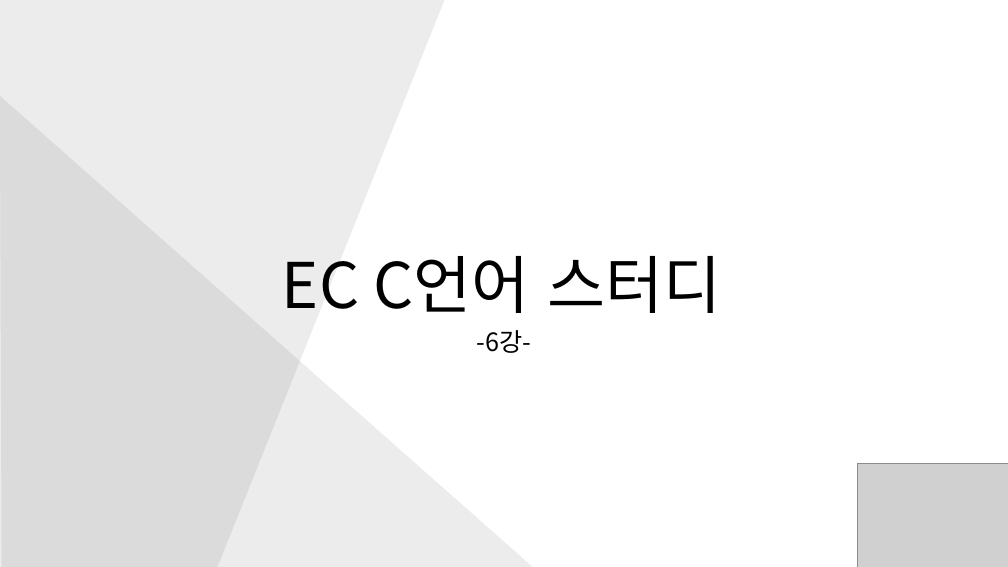
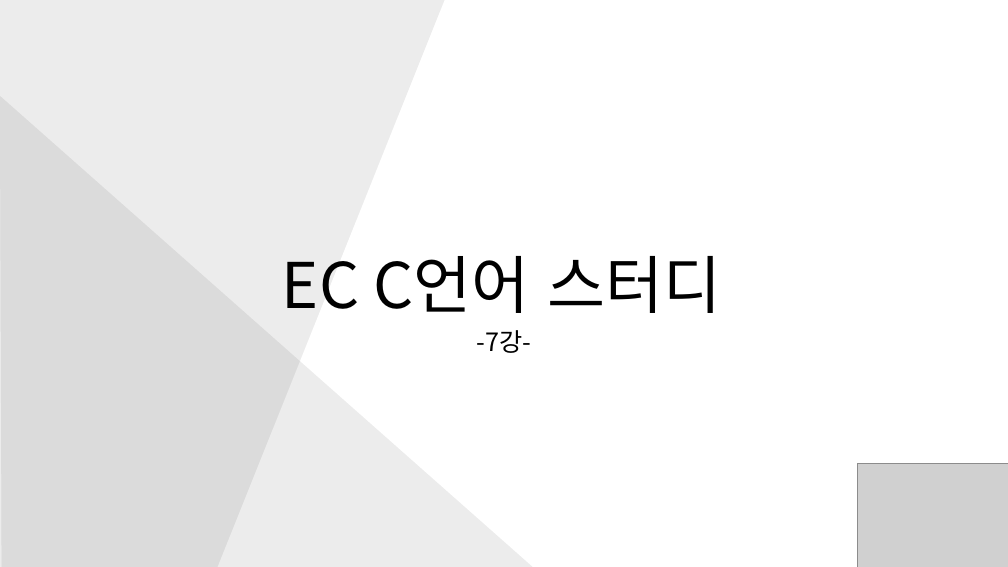
Before and after one commit to sjsjsj1246/EC_C_Language_Study, a slide deck: slide 1 of ppt/7강.pptx. Drawn at 1008x567 pixels with LibreOffice and Linux fonts; fonts in the diff are those of the drawing; grey boxes stand for pictures; background and template pictures are left out. Boxes give left, top, right and bottom in pixels: in the first picture for what was removed or moved away, otherwise in the second. Text is boxed around its words. In the diff, an @@ line names an element or a change of style, - is before the commit and + after.

```diff
--- a/ppt/7강.pptx
+++ b/ppt/7강.pptx
@@ text at <box>477,330,532,353</box>: text changed @@
--6강-
+-7강-
```
Also in this commit, not shown: 11 other slides changed, 2 other files.
